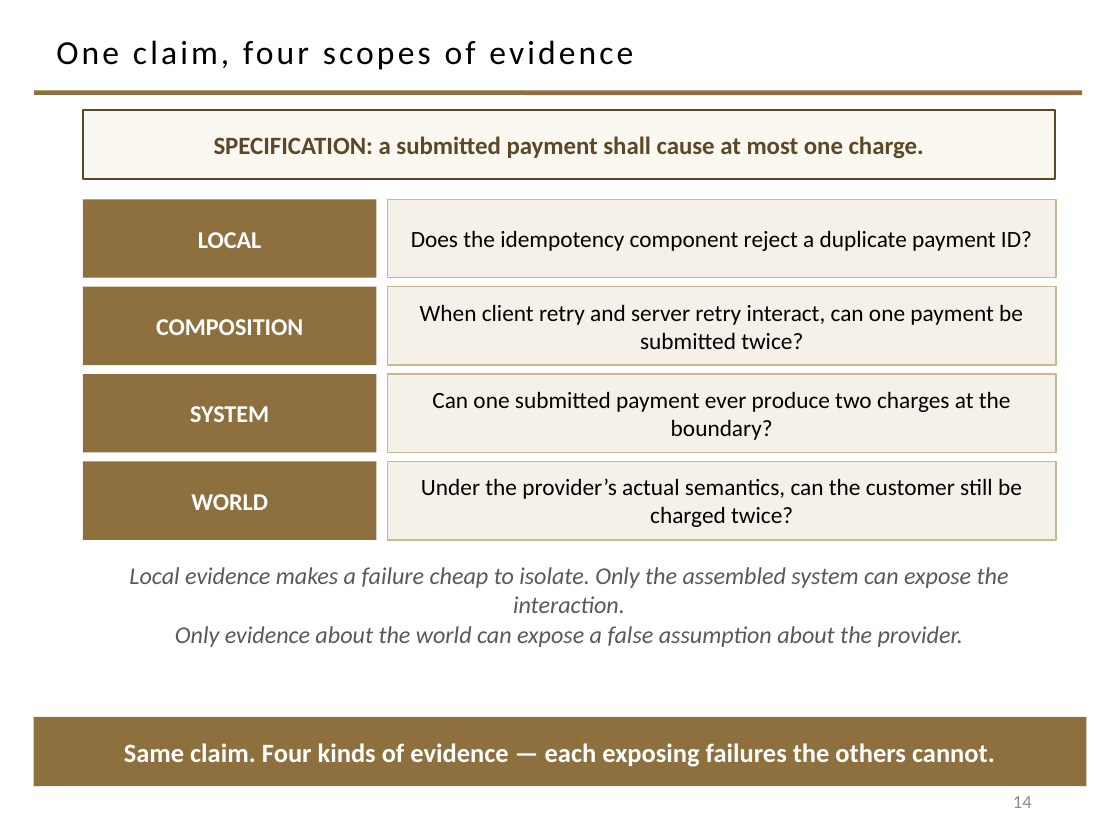
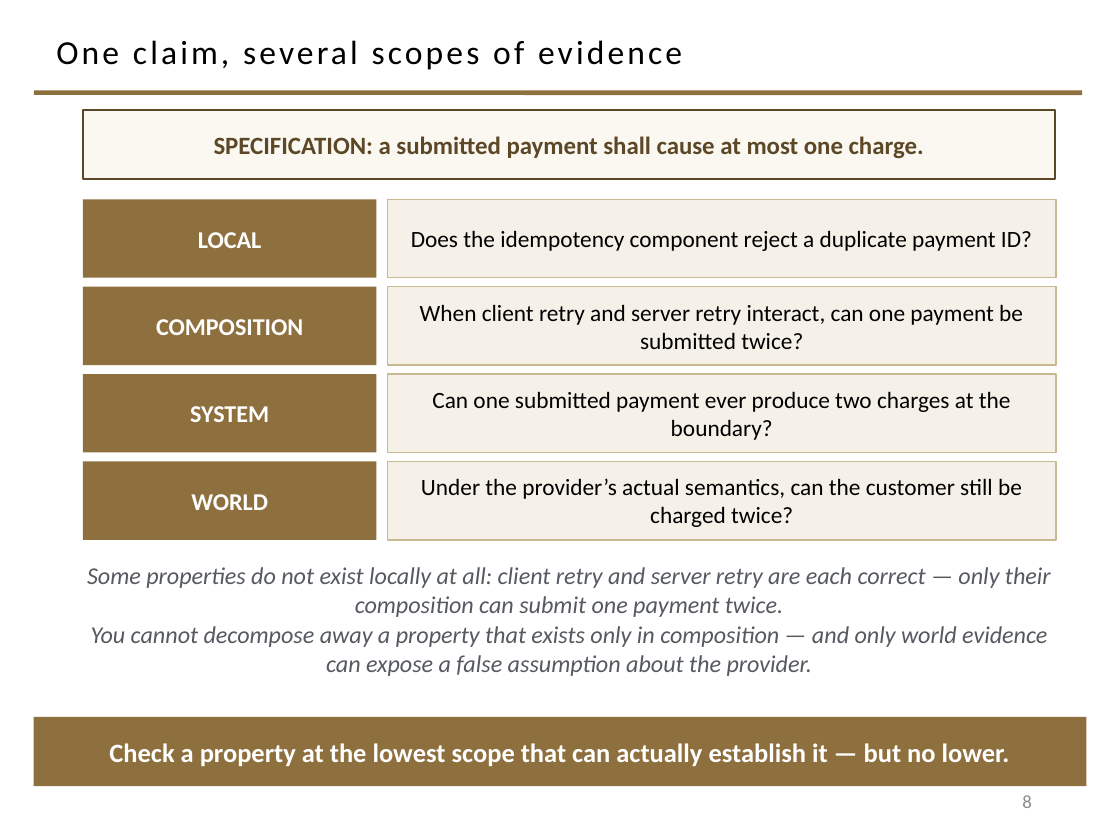
Before and after one commit to davisjam/model-based-agentic-software-engineering, a slide deck: slide 8 of course/lectures/act-1-foundations/08-validation/1-8-Validation.pptx (slide 14 before the commit). Drawn at 1120x840 pixels with LibreOffice and Linux fonts; fonts in the diff are those of the drawing; background and template pictures are left out. Boxes give left, top, right and bottom in pixels: in the first picture for what was removed or moved away, otherwise in the second. Text is boxed around its words. In the diff, an @@ line names an element or a change of style, - is before the commit and + after.

```diff
--- a/course/lectures/act-1-foundations/08-validation/1-8-Validation.pptx
+++ b/course/lectures/act-1-foundations/08-validation/1-8-Validation.pptx
@@ title at [56, 40, 682, 70]: text changed @@
-One claim, four scopes of evidence
+One claim, several scopes of evidence
@@ text at [87, 567, 1051, 676]: text changed @@
-Local evidence makes a failure cheap to isolate. Only the assembled system can expose the interaction.
-Only evidence about the world can expose a false assumption about the provider.
+Some properties do not exist locally at all: client retry and server retry are each correct — only their composition can submit one payment twice.
+You cannot decompose away a property that exists only in composition — and only world evidence can expose a false assumption about the provider.
@@ text in rectangle at [109, 743, 1010, 766]: text changed @@
-Same claim. Four kinds of evidence — each exposing failures the others cannot.
+Check a property at the lowest scope that can actually establish it — but no lower.
@@ page number at [1022, 795, 1031, 808]: text changed @@
-14
+8
```
Also in this commit, not shown: 21 other slides changed, 4 slides added, 30 slides removed.
